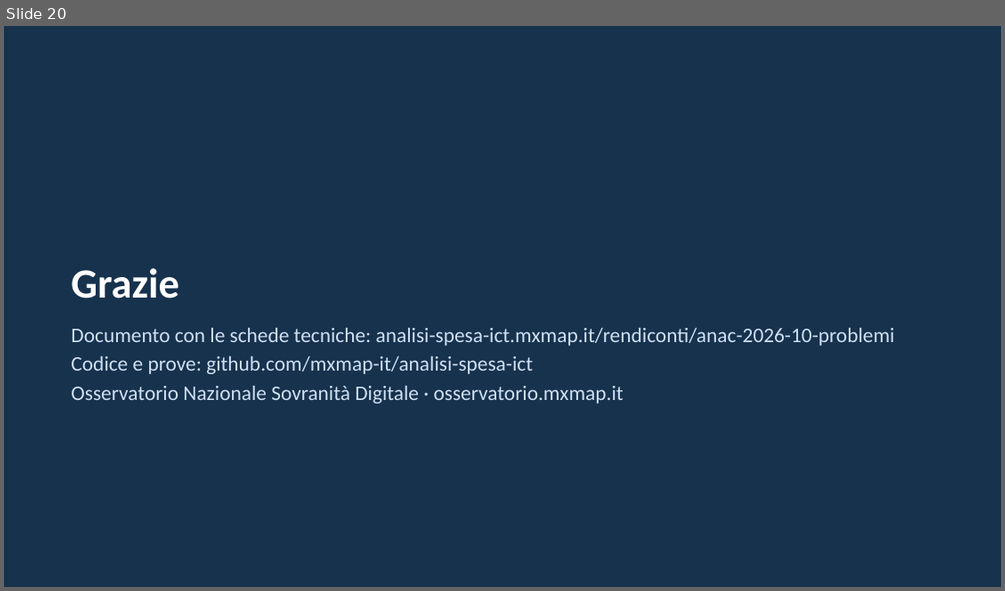
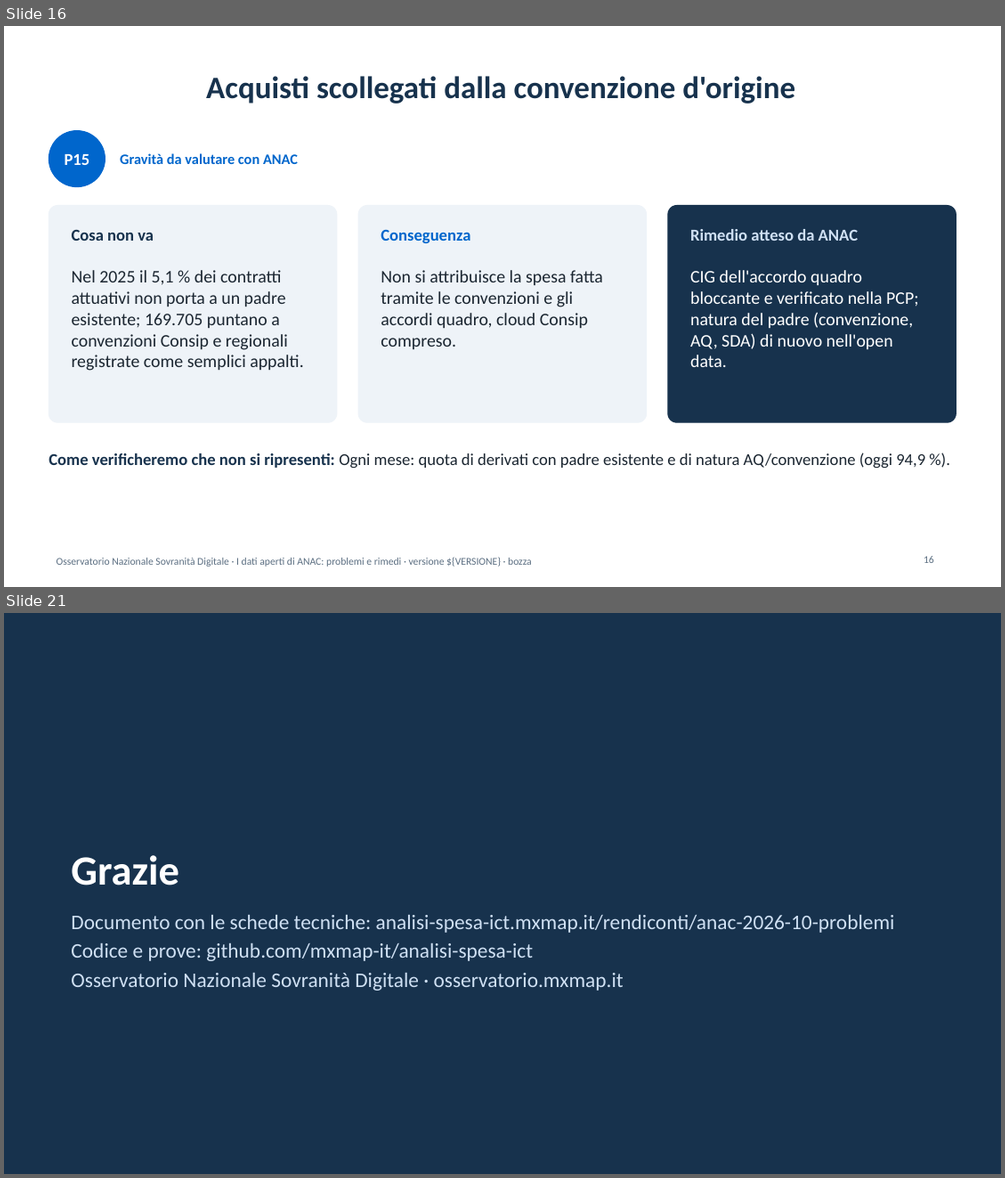
Before and after one commit to mxmap-it/analisi-spesa-ict, a slide deck: report/anac/presentazione-anac-2026-10.pptx. Shown one above the other, each under a label of ours: slide 20 before the commit, slides 16 and 21 after it; the slides between them are not shown. The pictures are 1005x591 and 1005x1178 pixels, drawn with LibreOffice and Linux fonts; fonts in the diff are those of the drawing. Boxes give left, top, right and bottom in pixels: in the first picture for what was removed or moved away, otherwise in the second. Text is boxed around its words. In the diff, an @@ line names an element or a change of style, - is before the commit and + after.

```diff
--- a/report/anac/presentazione-anac-2026-10.pptx
+++ b/report/anac/presentazione-anac-2026-10.pptx
@@ slide 16 added at <box>4,26,1001,587</box>, background #FFFFFF @@
@@ title added at <box>206,76,795,103</box>, 30 pt, text #17324D, bold @@
+Acquisti scollegati dalla convenzione d'origine
@@ ellipse added at <box>48,131,105,187</box>, fill #0066CC, outline #0066CC 1 pt @@
@@ text added at <box>65,154,90,165</box>, 16 pt, text #FFFFFF, bold @@
+P15
@@ text added at <box>120,153,298,164</box>, 14 pt, text #0066CC, bold @@
+Gravità da valutare con ANAC
@@ rounded rectangle added at <box>48,206,337,422</box>, fill #EEF3F8, outline #EEF3F8 1 pt @@
@@ rounded rectangle added at <box>358,206,647,422</box>, fill #EEF3F8, outline #EEF3F8 1 pt @@
@@ rounded rectangle added at <box>668,206,956,422</box>, fill #17324D, outline #17324D 1 pt @@
@@ text added at <box>72,229,154,240</box>, 16 pt, text #17324D, bold @@
+Cosa non va
@@ text added at <box>380,229,470,243</box>, 16 pt, text #0066CC, bold @@
+Conseguenza
@@ text added at <box>690,229,858,240</box>, 16 pt, text #CFE0F3, bold @@
+Rimedio atteso da ANAC
@@ text added at <box>72,270,303,370</box>, 17 pt, text #1B2631 @@
+Nel 2025 il 5,1 % dei contratti attuativi non porta a un padre esistente; 169.705 puntano a convenzioni Consip e regionali registrate come semplici appalti.
@@ text added at <box>380,270,603,349</box>, 17 pt, text #1B2631 @@
+Non si attribuisce la spesa fatta tramite le convenzioni e gli accordi quadro, cloud Consip compreso.
@@ text added at <box>690,270,918,367</box>, 17 pt, text #FFFFFF @@
+CIG dell'accordo quadro bloccante e verificato nella PCP; natura del padre (convenzione, AQ, SDA) di nuovo nell'open data.
@@ text added at <box>48,452,925,467</box>, 16 pt, text #1B2631 @@
+Come verificheremo che non si ripresenti: Ogni mese: quota di derivati con padre esistente e di natura AQ/convenzione (oggi 94,9 %).
@@ text added at <box>57,556,532,566</box>, 10 pt, text #5C6F82 @@
+Osservatorio Nazionale Sovranità Digitale · I dati aperti di ANAC: problemi e rimedi · versione ${VERSIONE} · bozza
@@ page number added at <box>923,556,934,563</box>, 10 pt, text #5C6F82 @@
+16
@@ what was slide 20 is now slide 21 @@
```
Also in this commit, not shown: 19 slides changed, 21 other files.
